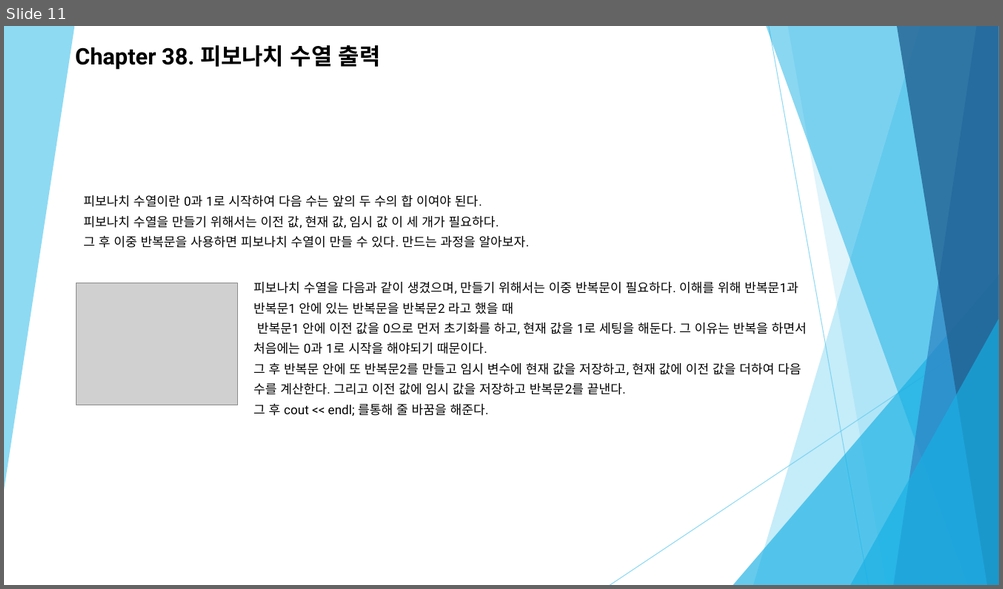
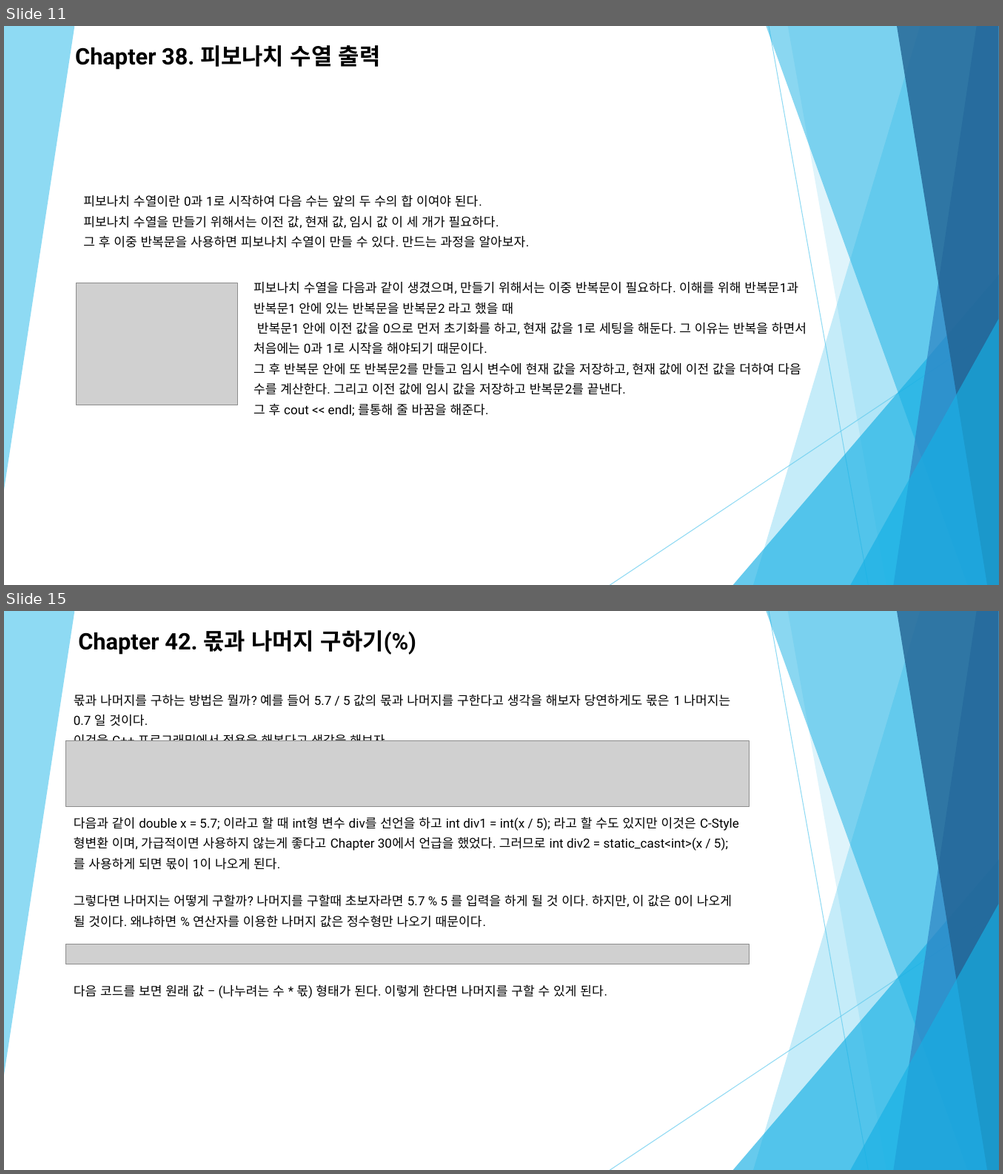
Before and after one commit to Zoselro/C-200, a slide deck: 세미나 자료/C++ 세미나 두 번째(1).pptx. Shown one above the other, each under a label of ours: slide 11 before the commit, slides 11 and 15 after it; the slides between them are not shown. The pictures are 1003x589 and 1003x1174 pixels, drawn with LibreOffice and Linux fonts; fonts in the diff are those of the drawing; grey boxes stand for pictures. Boxes give left, top, right and bottom in pixels: in the first picture for what was removed or moved away, otherwise in the second. Text is boxed around its words. In the diff, an @@ line names an element or a change of style, - is before the commit and + after.

```diff
--- a/세미나 자료/C++ 세미나 두 번째(1).pptx
+++ b/세미나 자료/C++ 세미나 두 번째(1).pptx
@@ slide 15 added at (4,611,999,1170), background #FFFFFF; not listed: 10 template elements that a slide beside it also shows @@
@@ text added at (78,630,416,655), 22 pt, text #000000, bold @@
+Chapter 42. 몫과 나머지 구하기(%)
@@ text added at (74,695,730,741), 12.2 pt, text #000000 @@
+몫과 나머지를 구하는 방법은 뭘까? 예를 들어 5.7 / 5 값의 몫과 나머지를 구한다고 생각을 해보자 당연하게도 몫은 1 나머지는 0.7 일 것이다.
+이것을 C++ 프로그래밍에서 적용을 해본다고 생각을 해보자.
@@ picture added at (66,741,748,807) @@
@@ text added at (74,817,739,870), 12.2 pt, text #000000 @@
+다음과 같이 double x = 5.7; 이라고 할 때 int형 변수 div를 선언을 하고 int div1 = int(x / 5); 라고 할 수도 있지만 이것은 C-Style 형변환 이며, 가급적이면 사용하지 않는게 좋다고 Chapter 30에서 언급을 했었다. 그러므로 int div2 = static_cast<int>(x / 5); 를 사용하게 되면 몫이 1이 나오게 된다.
@@ text added at (74,894,731,928), 12.2 pt, text #000000 @@
+그렇다면 나머지는 어떻게 구할까? 나머지를 구할때 초보자라면 5.7 % 5 를 입력을 하게 될 것 이다. 하지만, 이 값은 0이 나오게 될 것이다. 왜냐하면 % 연산자를 이용한 나머지 값은 정수형만 나오기 때문이다.
@@ picture added at (66,945,748,965) @@
@@ text added at (74,985,607,999), 12.2 pt, text #000000 @@
+다음 코드를 보면 원래 값 – (나누려는 수 * 몫) 형태가 된다. 이렇게 한다면 나머지를 구할 수 있게 된다.
```
Also in this commit, not shown: 1 slide changed, 24 other slides added.
